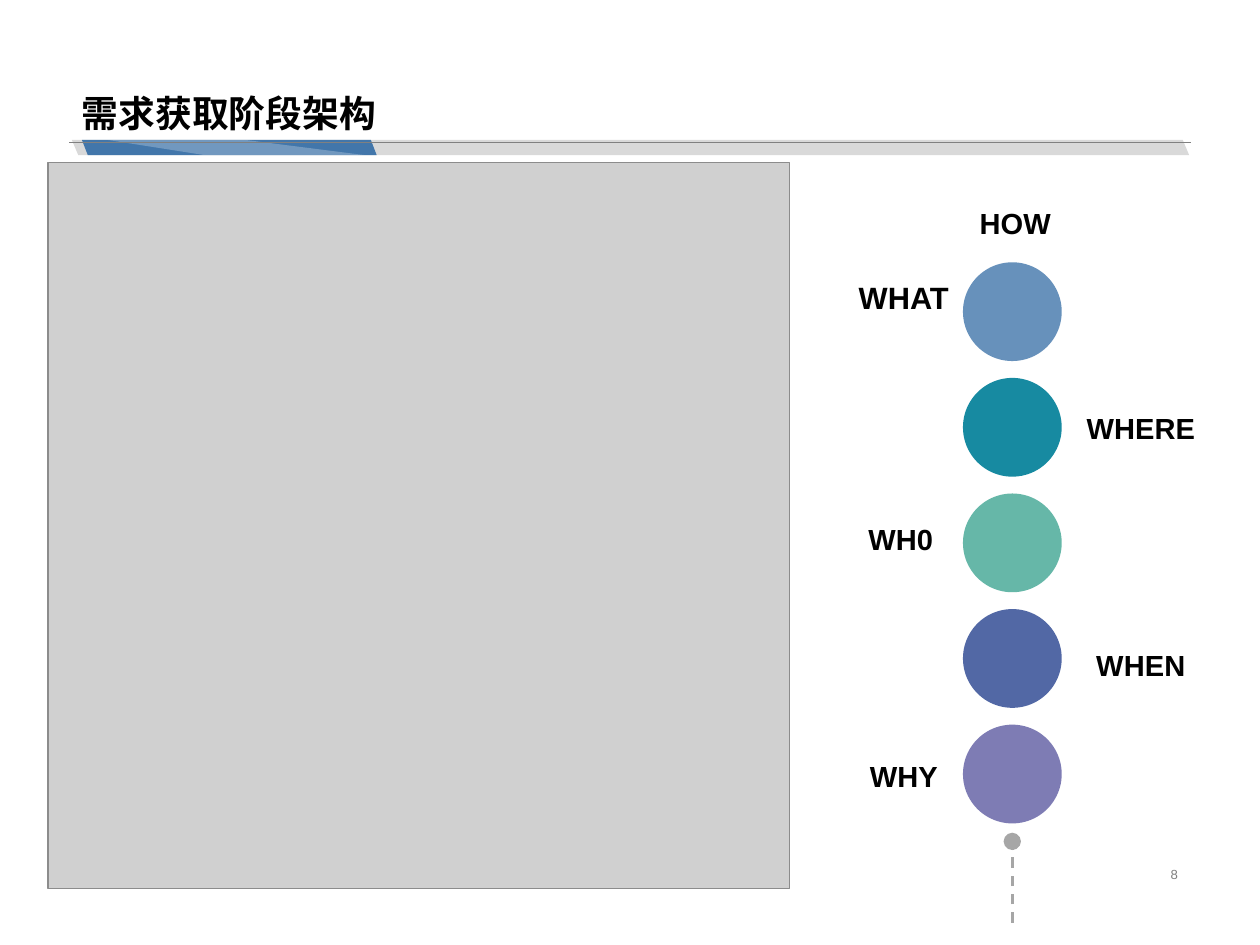
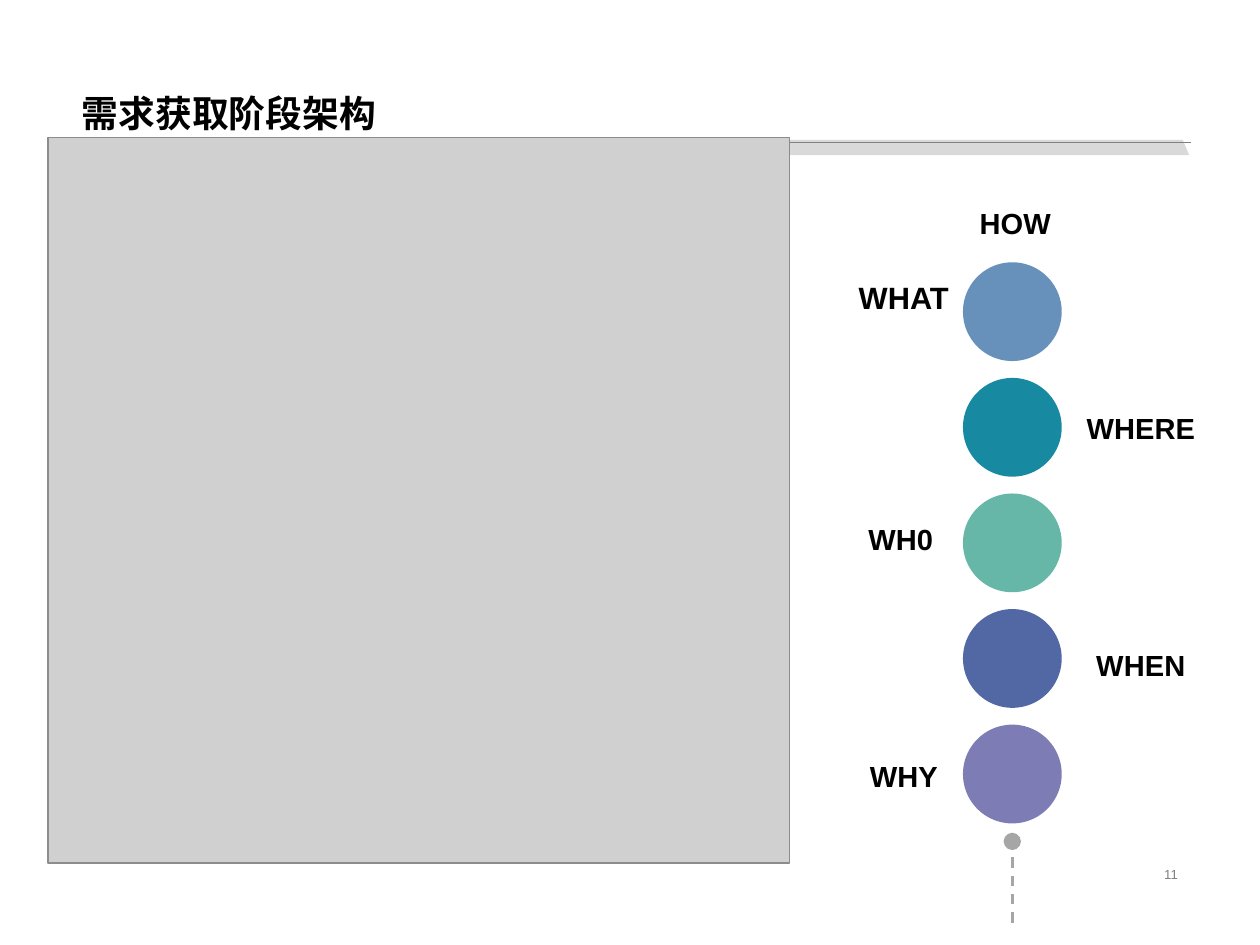
Before and after one commit to cchello/PRD2018-G01, a slide deck: slide 11 of PRD-2018-G01 翻转ppt界面原型.pptx (slide 8 before the commit). Drawn at 1260x945 pixels with LibreOffice and Linux fonts; fonts in the diff are those of the drawing; grey boxes stand for pictures. Boxes give left, top, right and bottom in pixels: in the first picture for what was removed or moved away, otherwise in the second. Text is boxed around its words. In the diff, an @@ line names an element or a change of style, - is before the commit and + after.

```diff
--- a/PRD-2018-G01 翻转ppt界面原型.pptx
+++ b/PRD-2018-G01 翻转ppt界面原型.pptx
@@ picture: place and size @@
-picture at [48, 163, 790, 888]
+picture at [48, 137, 790, 863]
@@ parallelogram removed at [82, 140, 377, 155] @@
@@ freeform shape removed at [108, 140, 364, 155] @@
@@ page number at [1164, 870, 1178, 879]: text changed @@
-8
+11
```
Also in this commit, not shown: 3 slides added.
